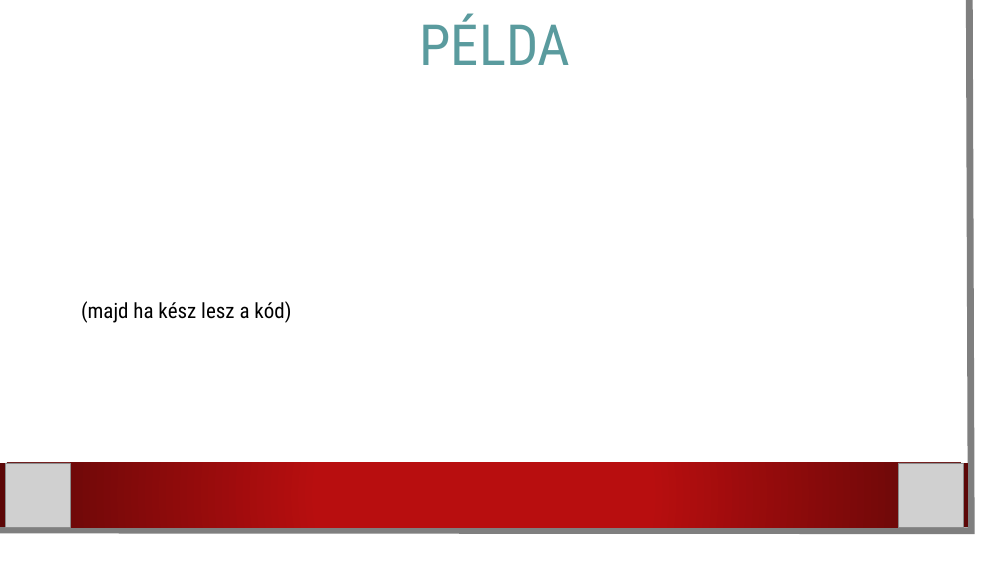
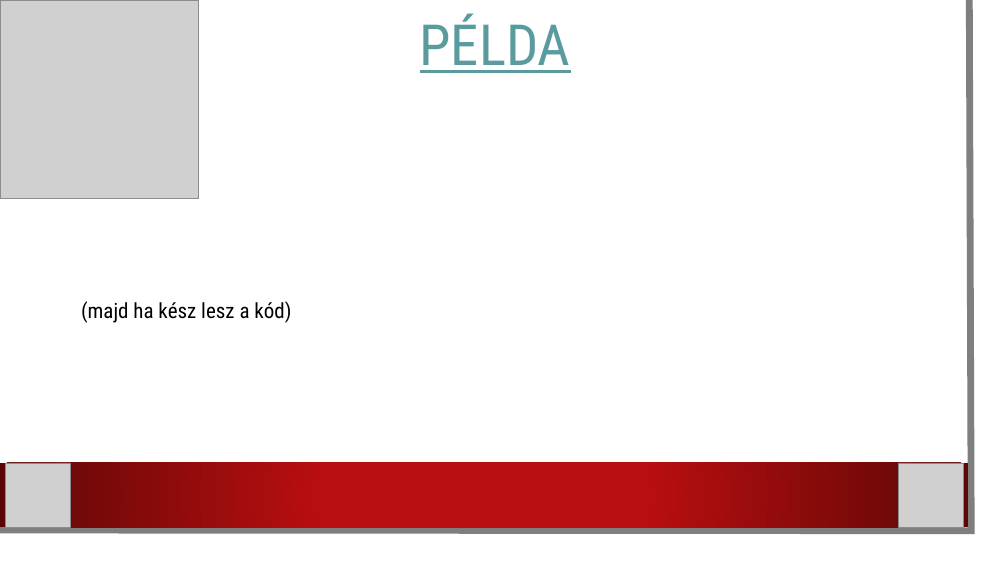
Before and after one commit to karpatililiana/Csapatmunka2.0, a slide deck: slide 8 of Programbemutató.pptx. Drawn at 1008x567 pixels with LibreOffice and Linux fonts; fonts in the diff are those of the drawing; grey boxes stand for pictures; background and template pictures are left out. Boxes give left, top, right and bottom in pixels: in the first picture for what was removed or moved away, otherwise in the second. Text is boxed around its words. In the diff, an @@ line names an element or a change of style, - is before the commit and + after.

```diff
--- a/Programbemutató.pptx
+++ b/Programbemutató.pptx
@@ title "PÉLDA" at <box>420,14,571,73</box>: underline on @@
@@ picture added at <box>0,0,198,198</box> @@
```
Also in this commit, not shown: 6 other slides changed.
